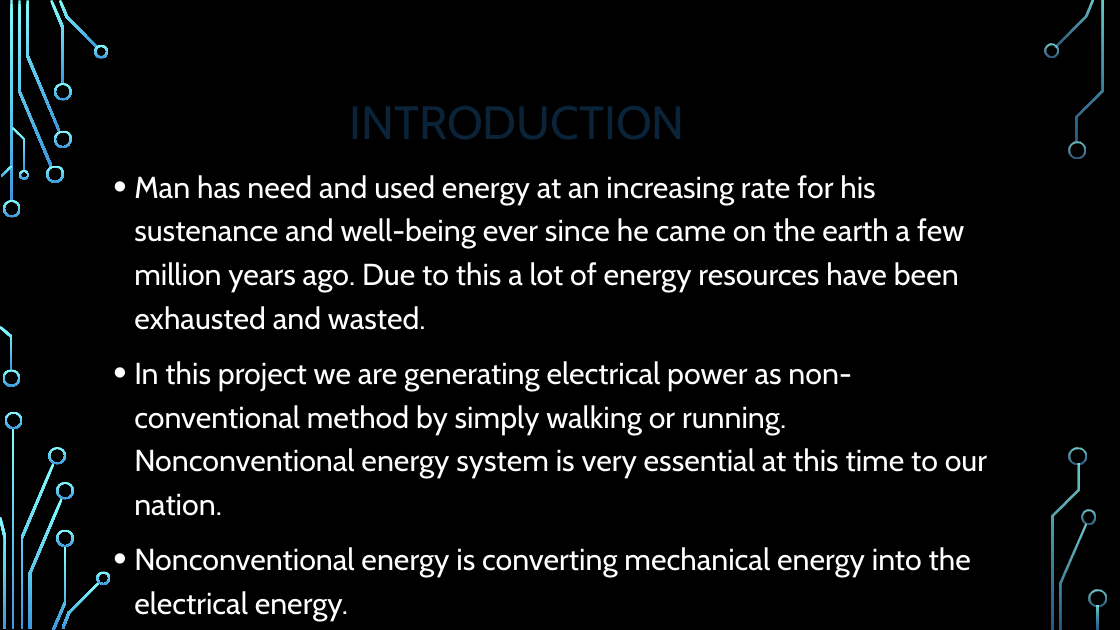
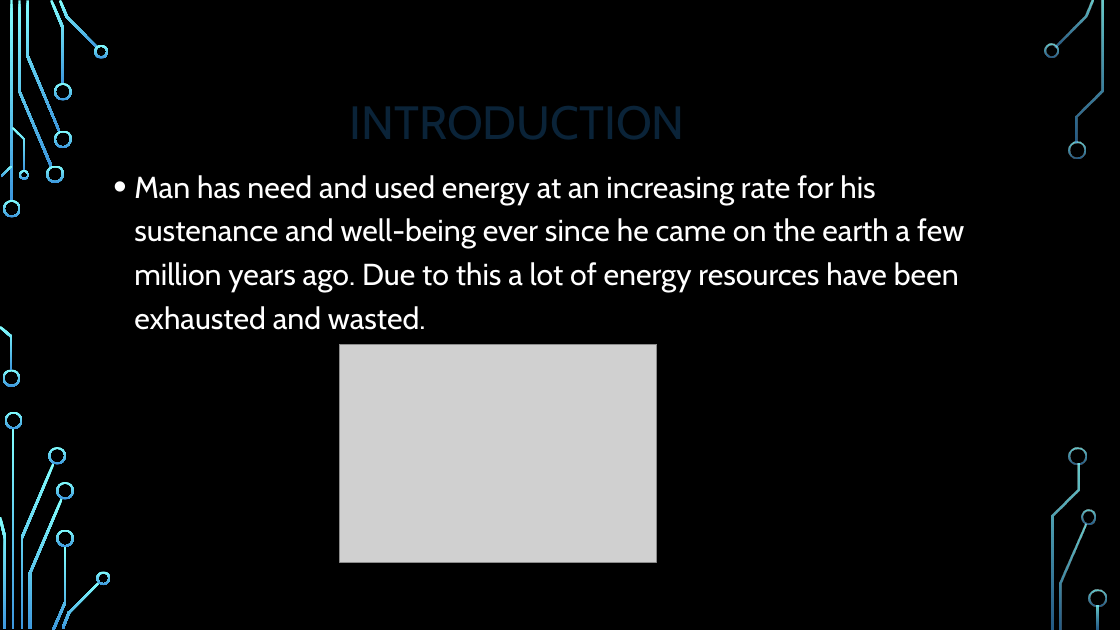
Before and after one commit to Abbashozefa/MINI-PROJECT-SEM1, a slide deck: slide 2 of mini project sem 1.pptx. Drawn at 1120x630 pixels with LibreOffice and Linux fonts; fonts in the diff are those of the drawing; grey boxes stand for pictures; background and template pictures are left out. Boxes give left, top, right and bottom in pixels: in the first picture for what was removed or moved away, otherwise in the second. Text is boxed around its words. In the diff, an @@ line names an element or a change of style, - is before the commit and + after.

```diff
--- a/mini project sem 1.pptx
+++ b/mini project sem 1.pptx
@@ picture added at <box>340,344,657,562</box> @@
@@ text at <box>134,361,987,621</box>: paragraphs removed @@
-• In this project we are generating electrical power as non-conventional method by simply walking or running. Nonconventional energy system is very essential at this time to our nation.
-• Nonconventional energy is converting mechanical energy into the electrical energy.
```
Also in this commit, not shown: 3 other slides changed, 1 slide added, 1 slide removed.
